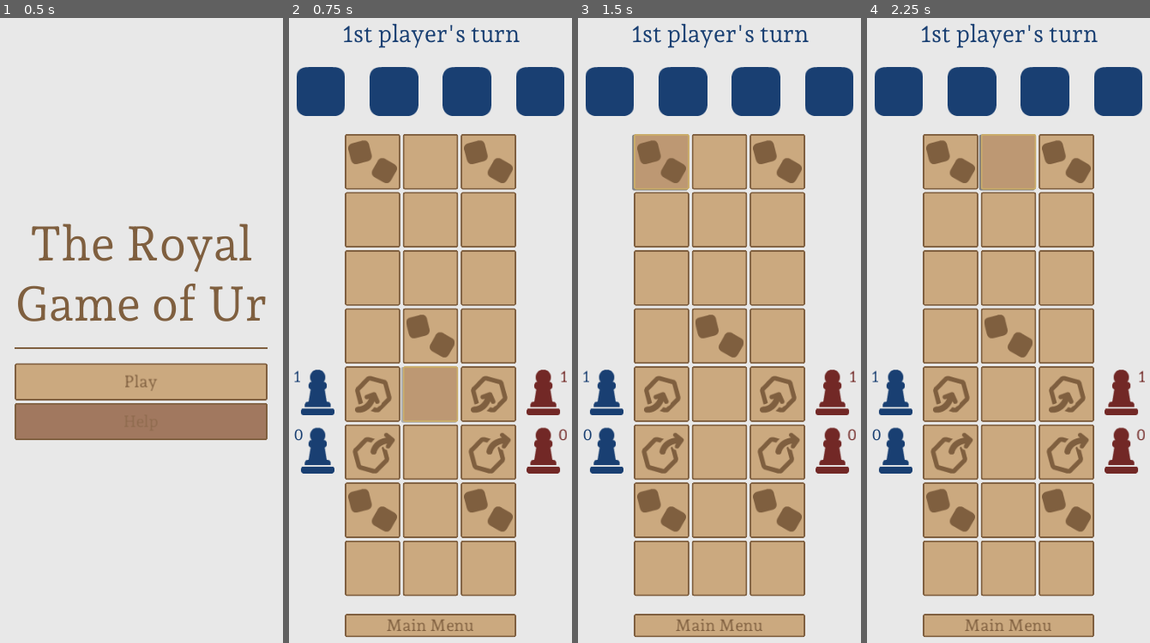
Above: before the commit, frames 1-4 (left to right).
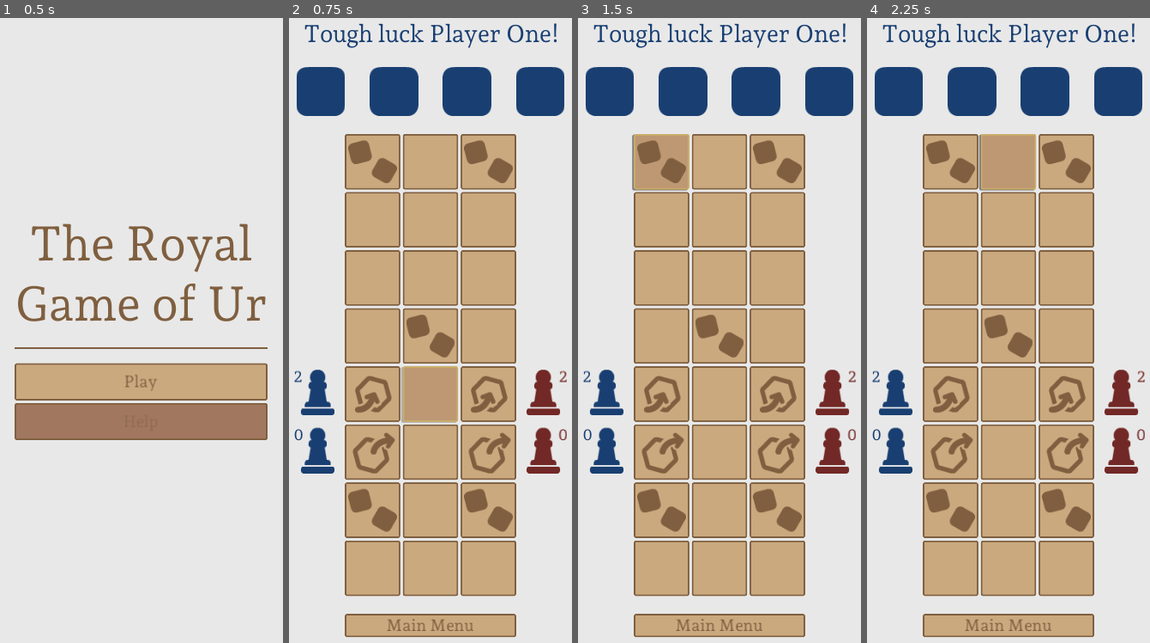
Above: after the commit, the same moments.

Repository: rschubkegel/ur-godot
Game: Godot game, scene res://nodes/Root.tscn
The game is run twice, just before and just after one commit, with the same random seed, the same clock (stepped at 60 frames per second) and the same inputs.
Inputs (mouse positions are in pixels of both pictures, inside the frame that each line leads up to):
- Up to frame 1 (0.5 s): no input
- Up to frame 2 (0.75 s): click "Play" at 0.5 s
- Up to frame 3 (1.5 s): click (662, 161) at 1.27 s
- Up to frame 4 (2.25 s): click (1008, 161) at 2.02 s

Frame 1 is identical in both runs. In frame 2, 1.1% of the frame differs, in the area x 1-99%, y 0-59%; in frame 3, 1.1%; in frame 4, 1.1%.

Commit message:
Change tokens to TextureRects

Diff:
--- a/TODO.tres
+++ /dev/null
@@ -1,6 +0,0 @@
-FEATURES
-- Networked multiplayer B)
-
-BUGS
-- Player color sometimes swaps or player icons are retained?
-  Maybe fix by changing how player tokens are added/removed from tiles.
--- a/nodes/Root.tscn
+++ b/nodes/Root.tscn
@@ -37,18 +37,18 @@
 }
 
 [node name="VBoxContainer" type="VBoxContainer" parent="menu/HBoxContainer"]
-margin_left = 33.0
-margin_right = 367.0
-margin_bottom = 750.0
+margin_left = 58.0
+margin_right = 392.0
+margin_bottom = 900.0
 alignment = 1
 __meta__ = {
 "_edit_use_anchors_": false
 }
 
 [node name="Title" type="Label" parent="menu/HBoxContainer/VBoxContainer"]
-margin_top = 226.0
+margin_top = 301.0
 margin_right = 334.0
-margin_bottom = 383.0
+margin_bottom = 458.0
 theme = ExtResource( 3 )
 custom_colors/font_color = Color( 0.501961, 0.376471, 0.25098, 1 )
 custom_fonts/font = SubResource( 1 )
@@ -57,16 +57,16 @@
 align = 1
 
 [node name="HSeparator" type="HSeparator" parent="menu/HBoxContainer/VBoxContainer"]
-margin_top = 387.0
+margin_top = 462.0
 margin_right = 334.0
-margin_bottom = 419.0
+margin_bottom = 494.0
 custom_constants/separation = 32
 custom_styles/separator = SubResource( 2 )
 
 [node name="play_button" type="Button" parent="menu/HBoxContainer/VBoxContainer"]
-margin_top = 423.0
+margin_top = 498.0
 margin_right = 334.0
-margin_bottom = 471.0
+margin_bottom = 546.0
 rect_min_size = Vector2( 96, 48 )
 theme = ExtResource( 3 )
 text = "Play"
@@ -75,9 +75,9 @@
 }
 
 [node name="help_button" type="Button" parent="menu/HBoxContainer/VBoxContainer"]
-margin_top = 475.0
+margin_top = 550.0
 margin_right = 334.0
-margin_bottom = 523.0
+margin_bottom = 598.0
 rect_min_size = Vector2( 96, 48 )
 theme = ExtResource( 3 )
 disabled = true
--- a/scripts/Board.gd
+++ b/scripts/Board.gd
@@ -1,13 +1,13 @@
 extends Control
 
-const Token = preload("res://scripts/Token.gd")
 const PAWN_IMG = preload("res://images/chess_pawn.png")
 const DICE_IMGS = [preload("res://images/dice_0.png"), preload("res://images/dice_1.png")]
 const PLAYER_COLORS = [Color(0.10, 0.25, 0.45), Color(0.45, 0.16, 0.15)]
-const PLAYER_TOKEN_COUNT = 1
+const PLAYER_NAMES = ["Player One", "Player Two"]
+const PLAYER_TOKEN_COUNT = 2
 
 var cur_roll = 0
-var cur_player = 1
+var cur_player = 0
 var player_tokens = [[], []]
 var player_tiles = [[], []]
 var selected_token = null
@@ -59,47 +59,81 @@
 			dice_nodes.append(node)
 
 
-# called when the board is loaded
-func _ready():
-
-	# init variables
-	load_player_tiles()
-	assign_dice()
-	reroll_tiles = get_tree().get_nodes_in_group("reroll_tiles")
-
-	# connect button press to click function
-	for btn in get_tree().get_nodes_in_group("tiles"):
-		btn.connect("pressed", self, "tile_clicked", [btn])
-
-	# create player tokens
-	for _i in range(PLAYER_TOKEN_COUNT):
-		for i in range(2):
-			player_tokens[i].append(Token.new(player_tiles[i][0]))
-
-	# init player token counters
+# sets the text and color of player token counters
+func init_counters():
 	$rows/tiles/cols5/p1counter.modulate = PLAYER_COLORS[0]
 	$rows/tiles/cols5/p2counter.modulate = PLAYER_COLORS[1]
 	$rows/tiles/cols6/p1counter.modulate = PLAYER_COLORS[0]
 	$rows/tiles/cols6/p2counter.modulate = PLAYER_COLORS[1]
 	update_counters()
 
-	# make the first move
+
+# called when the board is loaded
+func _ready():
+
+	# init variables
+	load_player_tiles()
+	assign_dice()
+	reroll_tiles = get_tree().get_nodes_in_group("reroll_tiles")
+
+	# connect button press to click function
+	for btn in get_tree().get_nodes_in_group("tiles"):
+		btn.connect("pressed", self, "tile_clicked", [btn])
+
+	# create player tokens
+	for i in range(2):
+		for j in range(PLAYER_TOKEN_COUNT):
+			var token = TextureRect.new()
+			token.name = "token%d" % j
+			token.texture = PAWN_IMG
+			token.modulate = PLAYER_COLORS[i]
+			token.visible = false
+
+			# add token to tokens list and scene
+			player_tokens[i].append(token)
+			player_tiles[i][0].add_child(token)
+
+			# position icon in center of parent
+			token.anchor_bottom = 0.5
+			token.anchor_top = 0.5
+			token.anchor_left = 0.5
+			token.anchor_right = 0.5
+			token.rect_position.x -= token.rect_size.x / 2
+			token.rect_position.y -= token.rect_size.y / 2
+
+	# initialize UI
+	init_counters()
+	set_message("%s's turn" % PLAYER_NAMES[cur_player])
+
+	# roll dice (first move)
 	randomize()
 	roll_dice()
-	update_player_message()
 
 
 # called by button when pressed
+# ┌────────────────┐
+# │                │
+# │ tile_clicked() │
+# │       │        │
+# │       │        │
+# │       ▼        │
+# │ is_valid_move()│
+# │       │        │
+# │       │        │
+# │       ▼        │
+# │ confirm_move() │
+# │                │
+# └────────────────┘
 func tile_clicked(tile):
 	# only do something with a tile in the current player's path
 	# when that player's roll is greater than 0
-	if cur_roll > 0 and tile in player_tiles[cur_player - 1]:
+	if cur_roll > 0 and tile in player_tiles[cur_player]:
 
 		# token is currently selected; player is trying to place tile
 		if selected_token:
 
 			# allow deselection of tokens
-			if selected_token.get_tile() == tile:
+			if selected_token.get_parent() == tile:
 				tile.modulate = Color.white
 				selected_token = null
 
@@ -112,7 +146,7 @@
 			selected_token = get_player_token_on_tile(tile)
 			if selected_token \
 			and not tile in get_end_tiles() \
-			and selected_token in player_tokens[cur_player - 1]:
+			and selected_token in player_tokens[cur_player]:
 				tile.modulate = Color.yellow
 
 
@@ -120,7 +154,7 @@
 # this is where most of the game rules reside
 func is_valid_move(player, token, to_tile):
 	var result = false
-	var tile_distance = get_tile_distance(token.get_tile(), to_tile, player_tiles[player - 1])
+	var tile_distance = get_tile_distance(token.get_parent(), to_tile, player_tiles[player])
 	if tile_distance == cur_roll:
 
 		# what token is at the tile where the player is trying to place
@@ -132,34 +166,38 @@
 			result = true
 
 		# knock opponent off if not on a re-roll tile
-		elif other_token in player_tokens[opponent(player) - 1] \
-		and not to_tile in reroll_tiles:
-			result = true
+		elif not to_tile in reroll_tiles:
+			result = other_token in player_tokens[opponent(player)] \
+			or to_tile == get_end_tiles()[player]
 
 	return result
 
 
 # called when a move has been successfully made by current player
 func confirm_move(tile_played):
-	var opp_token = get_player_token_on_tile(tile_played)
-	if (opp_token):
-		opp_token.set_tile(get_start_tiles()[opponent(cur_player) - 1])
-
-	# move the selected token and reset tiles
-	reset_tile(selected_token.get_tile())
-	selected_token.set_tile(tile_played)
+	# move opponent's tokens if necessary
+	for child in tile_played.get_children():
+		if child in player_tokens[opponent(cur_player)]:
+			tile_played.remove_child(child)
+			get_start_tiles()[opponent(cur_player)].add_child(child)
+			child.visible = false
+
+	# reset tiles and move the selected token
+	reset_tile(selected_token.get_parent())
+	reset_tile(tile_played)
+	selected_token.get_parent().remove_child(selected_token)
+	tile_played.add_child(selected_token)
+	selected_token.visible = not (tile_played in get_start_tiles() or tile_played in get_end_tiles())
+
+	# deselect token, update UI
+	selected_token = null
+	update_counters()
 
 	# game over?
 	if tile_played in get_end_tiles():
 		if get_end_token_count(cur_player) == PLAYER_TOKEN_COUNT:
 			win(cur_player)
 			return
-	else:
-		add_pawn_child(tile_played)
-
-	# deselect token, update UI
-	selected_token = null
-	update_counters()
 
 	# roll again if tile was reroll
 	if tile_played in reroll_tiles:
@@ -175,12 +213,13 @@
 		var roll = randi() % 2
 		sum += roll
 		dice_nodes[i].texture = DICE_IMGS[roll]
-		dice_nodes[i].modulate = PLAYER_COLORS[cur_player - 1]
+		dice_nodes[i].modulate = PLAYER_COLORS[cur_player]
 	cur_roll = sum
 
 	# wait a bit before switching players so user sees the roll was 0
 	if cur_roll == 0:
 		cur_roll = -1
+		set_message("Tough luck %s!" % PLAYER_NAMES[cur_player])
 		$ZeroRollTimer.start()
 
 	# player's turn is skipped if they have no valid moves
@@ -192,11 +231,8 @@
 
 # switch player and roll dice
 func switch_player():
-	if cur_player == 1:
-		cur_player = 2
-	else:
-		cur_player = 1
-	update_player_message()
+	cur_player = opponent(cur_player)
+	set_message("%s's turn" % PLAYER_NAMES[cur_player])
 	roll_dice()
 
 
@@ -207,12 +243,11 @@
 
 # returns the first player token on the specified tile (if one exists)
 func get_player_token_on_tile(tile):
-	var token = null
-	for token_list in player_tokens:
-		for t in token_list:
-			if t.get_tile() == tile:
-				token = t
-	return token
+	var result = null
+	for child in tile.get_children():
+		if child.name.begins_with("token"):
+			result = child
+	return result
 
 
 # resets the text of the specified button to how it was
@@ -221,12 +256,7 @@
 
 	# show regular icon
 	if is_special_tile(tile):
-		tile.get_child(0).visible = true
-
-	# remove pawn icons
-	for child in tile.get_children():
-		if child.name == "pawn":
-			tile.remove_child(child)
+		tile.get_node("TextureRect").visible = true
 
 	# remove highlihgt
 	tile.modulate = Color.white
@@ -236,7 +266,7 @@
 func win(player):
 	for btn in get_tree().get_nodes_in_group("tiles"):
 		btn.disabled = true
-	set_message("Player %s wins!" % str(cur_player))
+	set_message("%s wins!" % PLAYER_NAMES[player])
 
 
 # returns true if this tile has a default icon
@@ -246,53 +276,22 @@
 		or tile in get_end_tiles()
 
 
-# adds pawn icon as child to node
-func add_pawn_child(node):
-
-	# create icon node
-	var texture = TextureRect.new()
-	texture.name = "pawn"
-	texture.texture = PAWN_IMG
-	node.add_child(texture)
-	texture.modulate = PLAYER_COLORS[cur_player - 1]
-
-	# position icon in center of parent
-	texture.anchor_bottom = 0.5
-	texture.anchor_top = 0.5
-	texture.anchor_left = 0.5
-	texture.anchor_right = 0.5
-	texture.rect_position.x -= texture.rect_size.x / 2
-	texture.rect_position.y -= texture.rect_size.y / 2
-
-	# hide icon if possible
-	if is_special_tile(node):
-		node.get_child(0).visible = false
-
-
 # updates the players' pawn counters
 func update_counters():
-	$rows/tiles/cols5/p1counter/text.text = str(get_start_token_count(1))
-	$rows/tiles/cols5/p2counter/text.text = str(get_start_token_count(2))
-	$rows/tiles/cols6/p1counter/text.text = str(get_end_token_count(1))
-	$rows/tiles/cols6/p2counter/text.text = str(get_end_token_count(2))
+	$rows/tiles/cols5/p1counter/text.text = str(get_start_token_count(0))
+	$rows/tiles/cols5/p2counter/text.text = str(get_start_token_count(1))
+	$rows/tiles/cols6/p1counter/text.text = str(get_end_token_count(0))
+	$rows/tiles/cols6/p2counter/text.text = str(get_end_token_count(1))
 
 
 # returns the specified player's number of tokens not yet played
 func get_start_token_count(player):
-	var score = 0
-	for t in player_tokens[player - 1]:
-		if t.get_tile() == get_start_tiles()[player - 1]:
-			score += 1
-	return score
+	return get_start_tiles()[player].get_child_count() - 1
 
 
 # returns the specified player's number of tokens in the end tile
 func get_end_token_count(player):
-	var score = 0
-	for t in player_tokens[player - 1]:
-		if t.get_tile() == get_end_tiles()[player - 1]:
-			score += 1
-	return score
+	return get_end_tiles()[player].get_child_count() - 1
 
 
 # returns start tiles of both players
@@ -303,11 +302,6 @@
 # returns end tiles of both players
 func get_end_tiles():
 	return [player_tiles[0][-1], player_tiles[1][-1]]
-
-
-# updates the message shown to player about game info
-func update_player_message():
-	set_message("%sst player's turn" % str(cur_player))
 
 
 # updates the UI text field with the specified message
@@ -316,17 +310,17 @@
 func set_message(message, color=null):
 	$rows/message.text = message
 	if not color:
-		color = PLAYER_COLORS[cur_player - 1]
+		color = PLAYER_COLORS[cur_player]
 	$rows/message.modulate = color
 
 
 # returns true if any token has a valid move with the current roll,
 # otherwise returns false
 func can_play(player, roll):
-	var p = player - 1
+	var p = player
 	for token in player_tokens[p]:
 		var p_tiles = player_tiles[p]
-		var to_index = p_tiles.find(token.get_tile()) + roll
+		var to_index = p_tiles.find(token.get_parent()) + roll
 		if to_index < len(p_tiles):
 			var to_tile = p_tiles[to_index]
 			if is_valid_move(player, token, to_tile):
@@ -336,4 +330,4 @@
 
 # returns the opponent of the specified player
 func opponent(player):
-	return 1 - (player - 1)
+	return 1 - player
--- a/scripts/Token.gd
+++ /dev/null
@@ -1,13 +0,0 @@
-var tile = null
-
-
-func _init(start_tile):
-	tile = start_tile
-
-
-func set_tile(new_tile):
-	tile = new_tile
-
-
-func get_tile():
-	return tile
Not shown, changed: README.md
